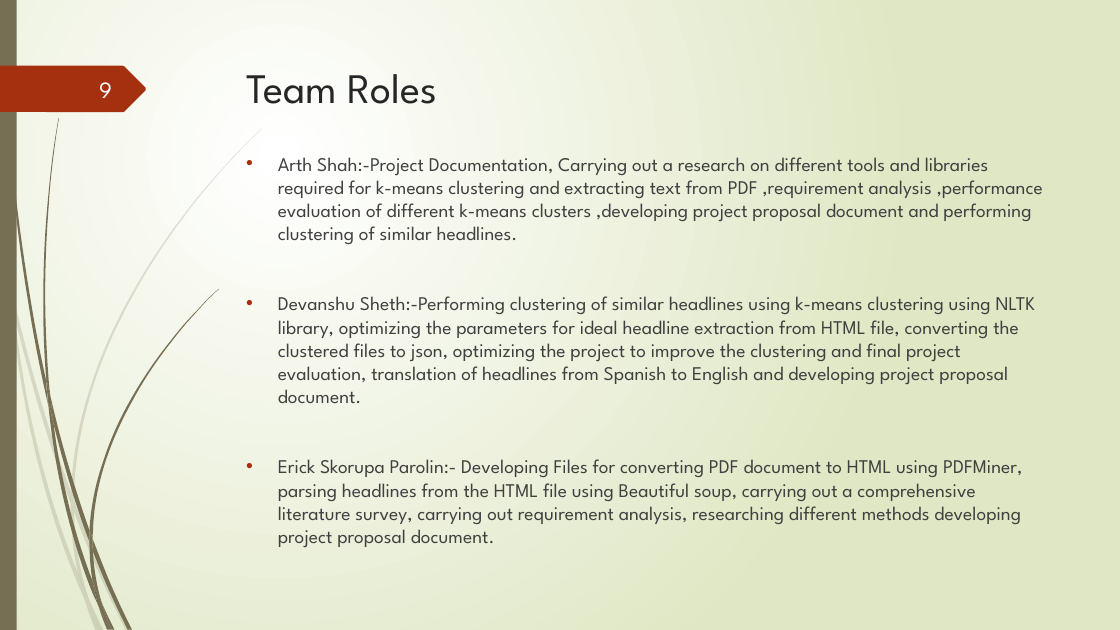
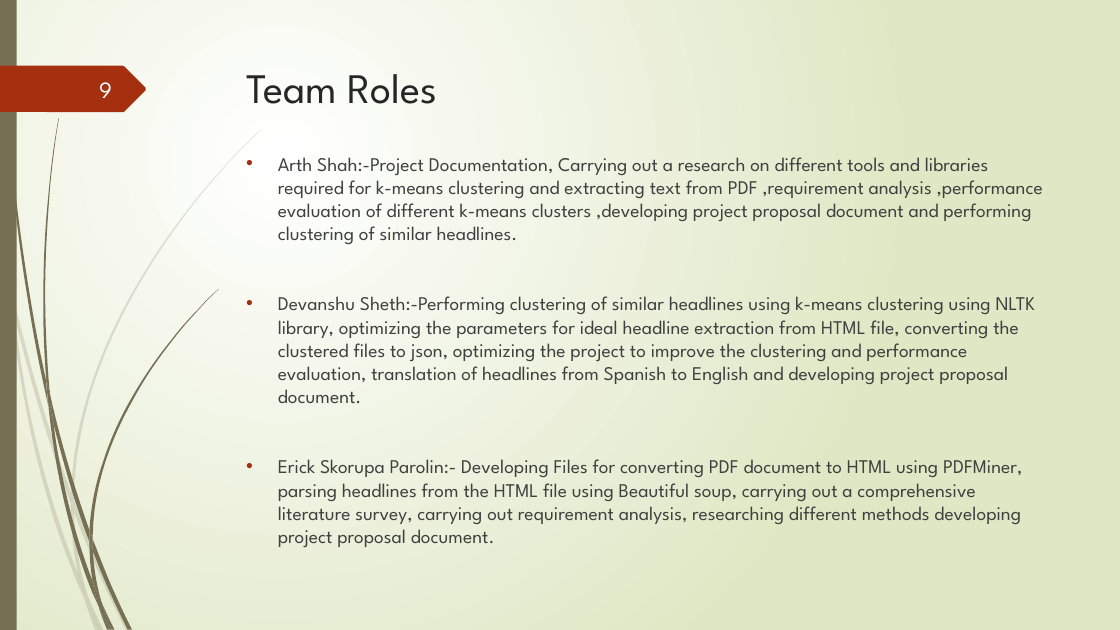
Before and after one commit to Arth1994/CLUSTERING_HEADLINES, a slide deck: slide 9 of PPT.pptx. Drawn at 1120x630 pixels with LibreOffice and Linux fonts; fonts in the diff are those of the drawing. Boxes give left, top, right and bottom in pixels: in the first picture for what was removed or moved away, otherwise in the second. Text is boxed around its words. In the diff, an @@ line names an element or a change of style, - is before the commit and + after.

Commit message:
added ppt

```diff
--- a/PPT.pptx
+++ b/PPT.pptx
@@ text at (278, 296, 1035, 403): text changed @@
-• Devanshu Sheth:-Performing clustering of similar headlines using k-means clustering using NLTK library, optimizing the parameters for ideal headline extraction from HTML file, converting the clustered files to json, optimizing the project to improve the clustering and final project evaluation, translation of headlines from Spanish to English and developing project proposal document.
+• Devanshu Sheth:-Performing clustering of similar headlines using k-means clustering using NLTK library, optimizing the parameters for ideal headline extraction from HTML file, converting the clustered files to json, optimizing the project to improve the clustering and performance evaluation, translation of headlines from Spanish to English and developing project proposal document.
```
